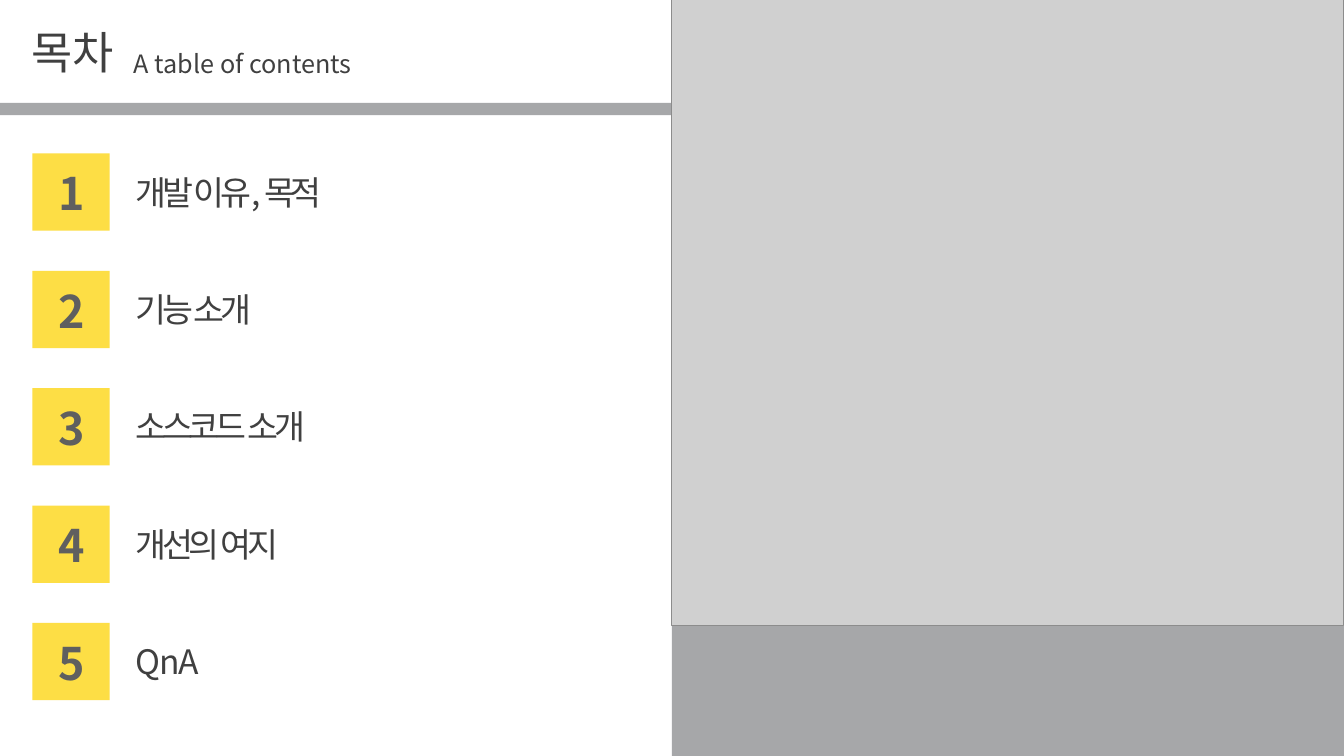
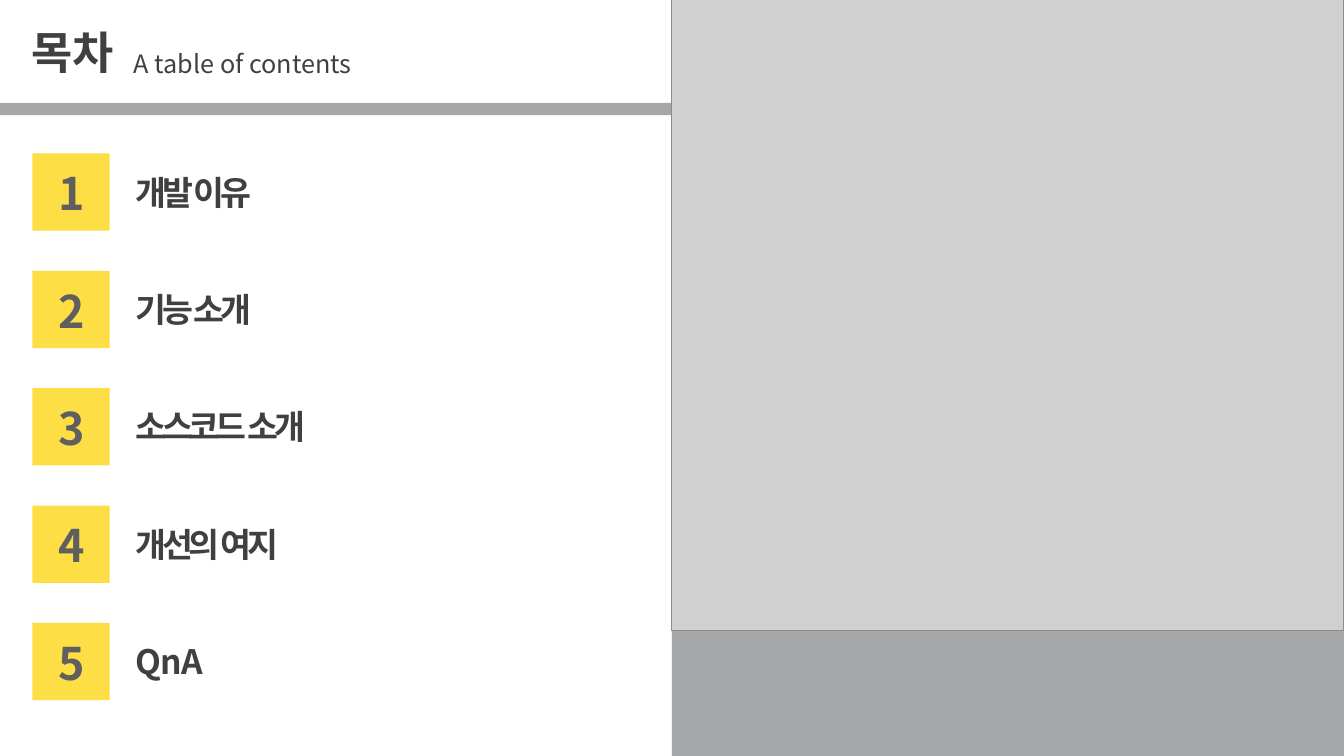
Before and after one commit to kkcchh9999/Work-out_Record_App, a slide deck: slide 2 of Document/A-Team 발표자료.pptx (slide 3 before the commit). Drawn at 1344x756 pixels with LibreOffice and Linux fonts; fonts in the diff are those of the drawing; grey boxes stand for pictures. Boxes give left, top, right and bottom in pixels: in the first picture for what was removed or moved away, otherwise in the second. Text is boxed around its words. In the diff, an @@ line names an element or a change of style, - is before the commit and + after.

```diff
--- a/Document/A-Team 발표자료.pptx
+++ b/Document/A-Team 발표자료.pptx
@@ picture: place and size @@
-picture at (673,0,1344,626)
+picture at (673,0,1344,631)
@@ text at (135,177,252,208): text changed; bold on @@
-개발 이유, 목적
+개발 이유
@@ bold on in 5 elements at (31,31,113,73), (135,529,279,560), (135,411,305,442), (135,648,203,681), (135,294,252,325) @@
```
Also in this commit, not shown: 4 other slides changed, 4 slides added, 1 slide removed.
